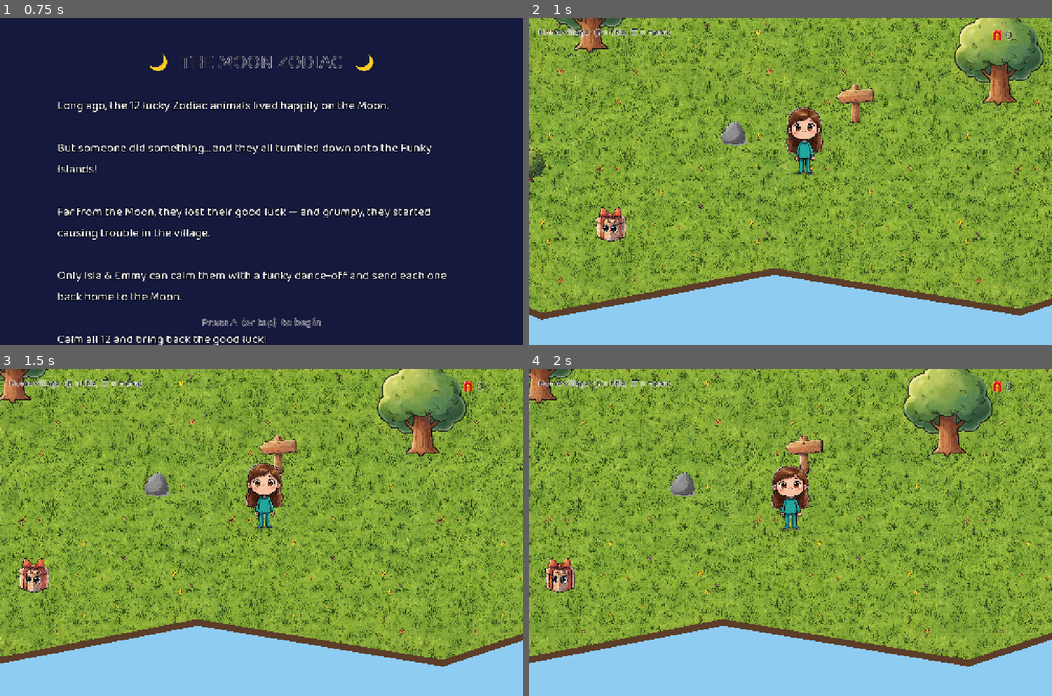
Above: before the commit, frames 1-4 (two rows, left to right).
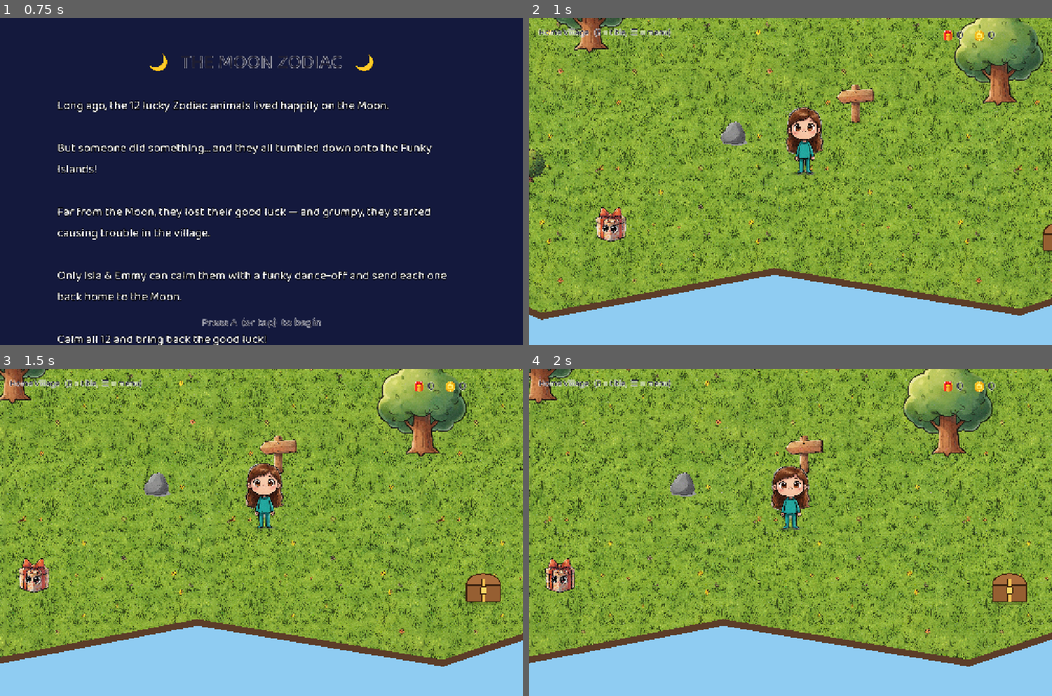
Above: after the commit, the same moments.

Repository: andyfreed/isla-emmy-deck
Game: Godot game, scene res://main.tscn
Same seed, same stepped clock (60 frames per second), same inputs: the game is played once before the commit and once after it.
Inputs (mouse positions are in pixels of both pictures, inside the frame that each line leads up to):
- Up to frame 1 (0.75 s): tap A at 0.5 s; move the mouse to (376, 165) at 0.52 s; hold Right (ui_right) from 0.53 s (still down); click (376, 165) at 0.67 s
- Up to frame 2 (1 s): keep holding Right (ui_right); tap Enter (ui_accept) at 0.77 s
- Up to frame 3 (1.5 s): release Right (ui_right) at 1.25 s; drag from (156, 548) to (235, 597) at 1.27 s
- Up to frame 4 (2 s): no input

Frame 1 is identical in both runs. In frame 2, 0.4% of the frame differs, in the area x 79-100%, y 3-73%; in frame 3, 0.8%, in the area x 79-96%, y 3-73%; in frame 4, 0.8%.

Commit message:
Currency: GOLD (Emmy's decision) — battle rewards, treasure chests, real store prices
- Win a battle: +6-10 gold; 4 one-time chests around the island: +4-7 gold
- Store charges gold (sword 10g, +5/level; snacks 8g); 'not enough gold' nudges
  toward calming creatures & chest hunting
- HUD shows presents + gold; presents stay a collectible

Co-Authored-By: Claude Opus 4.8 <noreply@anthropic.com>
Claude-Session: https://claude.ai/code/session_01UXQDKUbPicwSfpzXbyxALt

Diff:
--- a/scripts/battle.gd
+++ b/scripts/battle.gd
@@ -303,7 +303,10 @@
 		msg.add_theme_color_override("font_color", Color(0.6, 1, 0.7))
 		msg.text = "Grumblehoof is calm again! 🌙"
 		await _calm_sequence()
-		await get_tree().create_timer(0.6).timeout
+		var reward := 6 + randi() % 5
+		Globals.gold += reward
+		msg.text = "Calmed and home to the Moon!  +%d gold 🪙" % reward
+		await get_tree().create_timer(1.0).timeout
 	else:
 		msg.add_theme_color_override("font_color", Color(1, 0.7, 0.7))
 		msg.text = "Out of funk! You retreat to rest..."
--- a/scripts/globals.gd
+++ b/scripts/globals.gd
@@ -4,6 +4,8 @@
 var hero: String = "emmy"   # "emmy" or "isla"
 
 # currency + store upgrades (session-persistent; save file later)
+# GOLD (Emmy's decision): earned by defeating enemies + finding chests
+var gold: int = 0
 var presents: int = 0
 var atk_bonus: int = 0      # added to attack-card power
 var heal_bonus: int = 0     # added to heal-card power
--- a/scripts/main.gd
+++ b/scripts/main.gd
@@ -35,6 +35,7 @@
 var popup_t: float = 0.0
 var score_label: Label
 var present_nodes: Array[Sprite2D] = []
+var chest_nodes: Array[Sprite2D] = []
 
 # battle / transition
 var creature: Sprite2D
@@ -235,6 +236,13 @@
 		world.add_child(pres)
 		present_nodes.append(pres)
 
+	# treasure chests (gold!) tucked around the island edges — one-time finds
+	chest_nodes.clear()
+	for cp in [Vector2(560, 640), Vector2(3150, 700), Vector2(2450, 1680), Vector2(760, 1450)]:
+		var chest := _make_sprite("res://assets/ui/chest.png", cp, 95.0)
+		world.add_child(chest)
+		chest_nodes.append(chest)
+
 	player = Node2D.new()
 	player.position = spawn_pos
 	world.add_child(player)
@@ -252,8 +260,9 @@
 	hud = CanvasLayer.new()
 	add_child(hud)
 	hud.add_child(_label("Home Village   (B = title,  ☰ = menu)", 22, Vector2(24, 18), false))
-	score_label = _label("🎁 %d" % Globals.presents, 30, Vector2(1130, 18), false)
+	score_label = _label("", 30, Vector2(1010, 18), false)
 	hud.add_child(score_label)
+	_update_hud_counts()
 	prompt_label = _label("", 30, Vector2(0, 700), true)
 	prompt_label.add_theme_color_override("font_color", Color(1, 1, 1))
 	hud.add_child(prompt_label)
@@ -323,17 +332,26 @@
 		spr.position.y = -absf(s) * 3.0
 		spr.scale = player_base_scale * Vector2(1.0 + 0.03 * s, 1.0 - 0.03 * s)
 
-	# collect presents (currency)
+	# collect presents (collectible, not money)
 	var any_left := false
 	for p in present_nodes:
 		if p.visible and player.position.distance_to(p.position) < 75.0:
 			p.visible = false
 			Globals.presents += 1
-			score_label.text = "🎁 %d" % Globals.presents
+			_update_hud_counts()
 		any_left = any_left or p.visible
 	if not any_left:
 		for p in present_nodes:
 			p.visible = true
+
+	# open treasure chests -> GOLD (one-time)
+	for ch in chest_nodes:
+		if ch.visible and player.position.distance_to(ch.position) < 80.0:
+			ch.visible = false
+			var loot := 4 + randi() % 4
+			Globals.gold += loot
+			_update_hud_counts()
+			_popup("Treasure!  +%d gold 🪙" % loot)
 
 	# interaction prompt
 	interact_target = ""
@@ -361,6 +379,11 @@
 	if popup_label:
 		popup_label.text = text
 		popup_t = 2.4
+
+
+func _update_hud_counts() -> void:
+	if is_instance_valid(score_label):
+		score_label.text = "🎁 %d    🪙 %d" % [Globals.presents, Globals.gold]
 
 
 func _reset_to_select() -> void:
@@ -393,6 +416,7 @@
 	if is_instance_valid(player):
 		player.position = spawn_pos
 	state = "play"
+	_update_hud_counts()   # battle rewards gold on a win
 	await _flash_from_white()
 
 
@@ -445,22 +469,26 @@
 	menu_title = _label(title, 44, Vector2(0, 180), true)
 	menu_title.add_theme_color_override("font_color", Color(1, 1, 1))
 	menu_layer.add_child(menu_title)
-	if mode == "store":
-		var sub := _label("(upgrades are free while we test — currency TBD!)", 22, Vector2(0, 250), true)
-		sub.add_theme_color_override("font_color", Color(1, 1, 0.7))
-		menu_layer.add_child(sub)
 	menu_vbox = VBoxContainer.new()
 	menu_vbox.position = Vector2(SCREEN.x * 0.5 - 280, 330)
 	menu_layer.add_child(menu_vbox)
 	_refresh_menu()
 
 
+func _sword_cost() -> int:
+	return 10 + (Globals.sword_level - 1) * 5   # gets pricier each level
+
+
+func _snack_cost() -> int:
+	return 8
+
+
 func _build_menu_items() -> void:
 	if menu_mode == "store":
 		menu_items = [
-			"Sharpen Star Sword  (attack +2)   [Lv %d]" % Globals.sword_level,
-			"Bigger Snacks  (heal +4)   [+%d]" % Globals.heal_bonus,
-			"Leave",
+			"Sharpen Star Sword  (+2 atk)  — %d 🪙   [Lv %d]" % [_sword_cost(), Globals.sword_level],
+			"Bigger Snacks  (+4 heal)  — %d 🪙" % _snack_cost(),
+			"Leave     (you have %d 🪙)" % Globals.gold,
 		]
 	else:
 		menu_items = ["Resume"]
@@ -492,16 +520,26 @@
 	if menu_mode == "store":
 		match menu_cursor:
 			0:
-				Globals.atk_bonus += 2
-				Globals.sword_level += 1
+				if Globals.gold >= _sword_cost():
+					Globals.gold -= _sword_cost()
+					Globals.atk_bonus += 2
+					Globals.sword_level += 1
+					_popup("Star Sword sharpened! ⚔ attack +2")
+				else:
+					_popup("Not enough gold! Calm creatures & find chests 🪙")
 				_build_menu_items()
 				_refresh_menu()
-				_popup("Star Sword sharpened! ⚔ attack +2")
+				_update_hud_counts()
 			1:
-				Globals.heal_bonus += 4
+				if Globals.gold >= _snack_cost():
+					Globals.gold -= _snack_cost()
+					Globals.heal_bonus += 4
+					_popup("Snacks upgraded! 🍪 heal +4")
+				else:
+					_popup("Not enough gold! Calm creatures & find chests 🪙")
 				_build_menu_items()
 				_refresh_menu()
-				_popup("Snacks upgraded! 🍪 heal +4")
+				_update_hud_counts()
 			2:
 				_close_menu()
 		return
Binary file added: assets/ui/chest.png
Not shown, changed: GAMEPLAY_IDEAS.md
